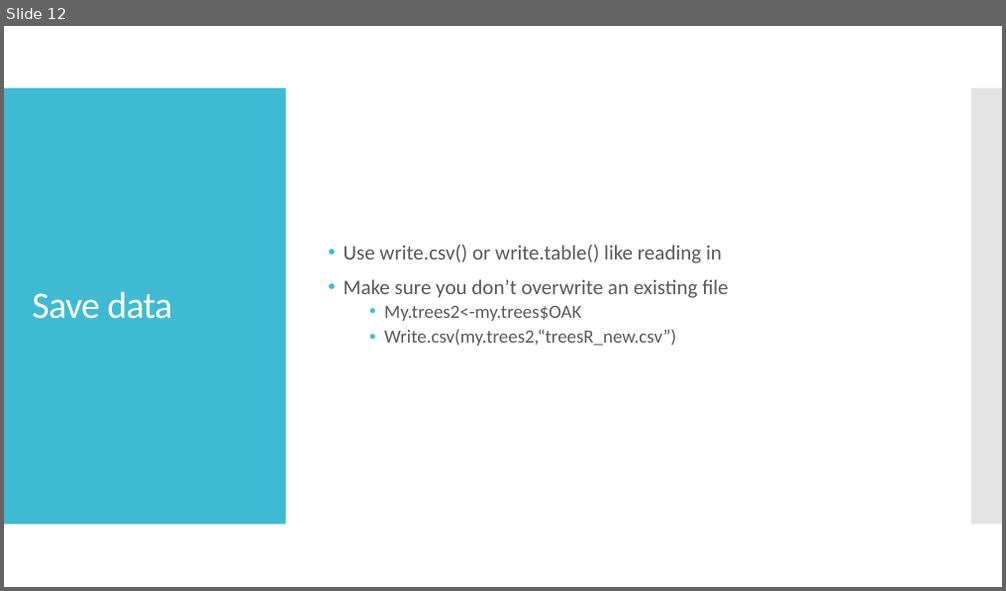
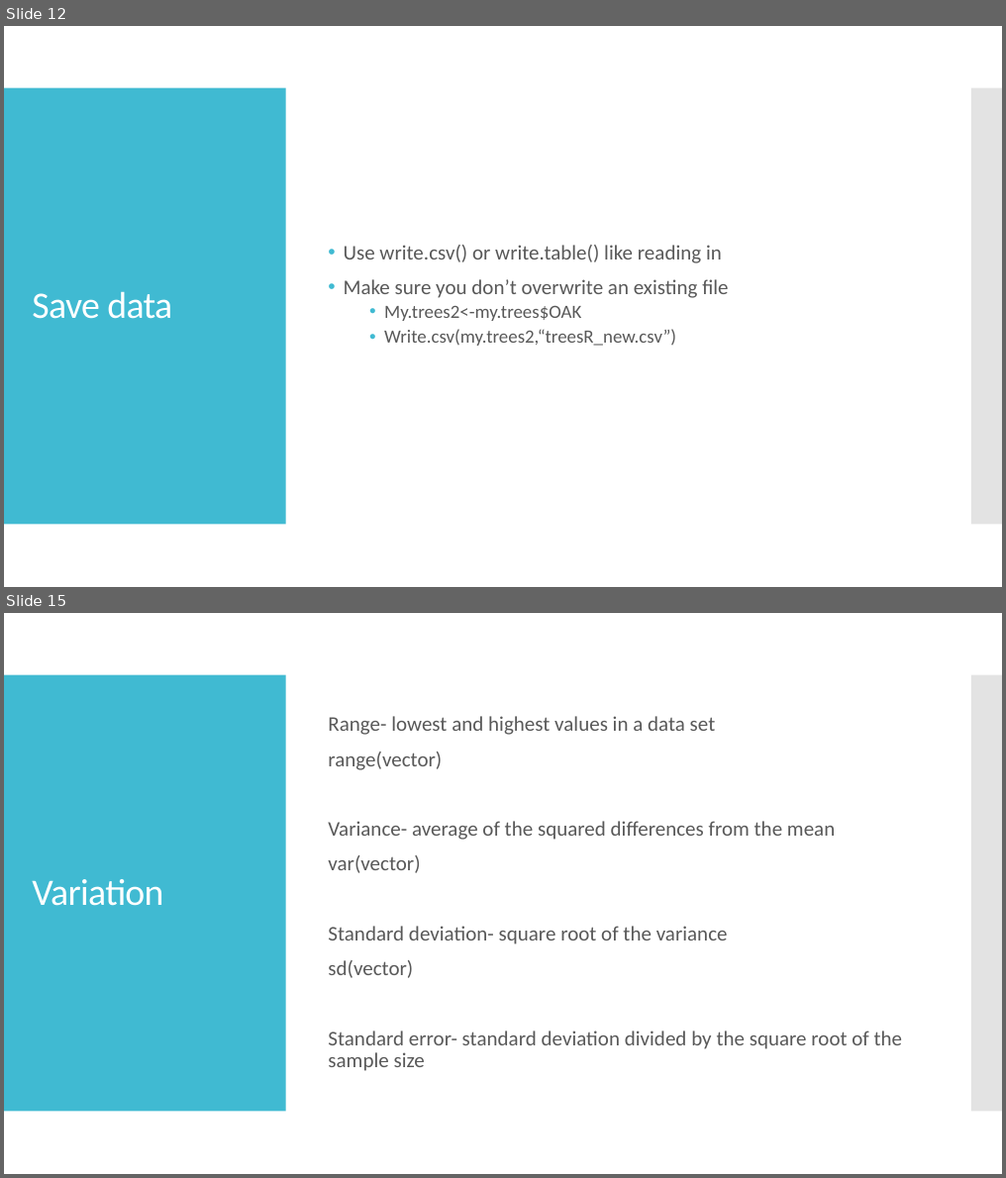
Before and after one commit to jyanglab/labworkshop, a slide deck: largedata/Zhikai_R_05_24.pptx. Shown one above the other, each under a label of ours: slide 12 before the commit, slides 12 and 15 after it; the slides between them are not shown. The pictures are 1006x591 and 1006x1178 pixels, drawn with LibreOffice and Linux fonts; fonts in the diff are those of the drawing. Boxes give left, top, right and bottom in pixels: in the first picture for what was removed or moved away, otherwise in the second. Text is boxed around its words. In the diff, an @@ line names an element or a change of style, - is before the commit and + after.

```diff
--- a/largedata/Zhikai_R_05_24.pptx
+++ b/largedata/Zhikai_R_05_24.pptx
@@ slide 15 added at (4, 613, 1002, 1174), background #FFFFFF; not listed: 2 template elements that a slide beside it also shows @@
@@ text added at (328, 716, 903, 1071), 20 pt, text #595959 @@
+Range- lowest and highest values in a data set
+range(vector)
+Variance- average of the squared differences from the mean
+var(vector)
+Standard deviation- square root of the variance
+sd(vector)
+Standard error- standard deviation divided by the square root of the sample size
@@ title added at (32, 879, 163, 906), 36 pt, text #FFFFFF @@
+Variation
```
Also in this commit, not shown: 36 other slides added, 2 other files.
